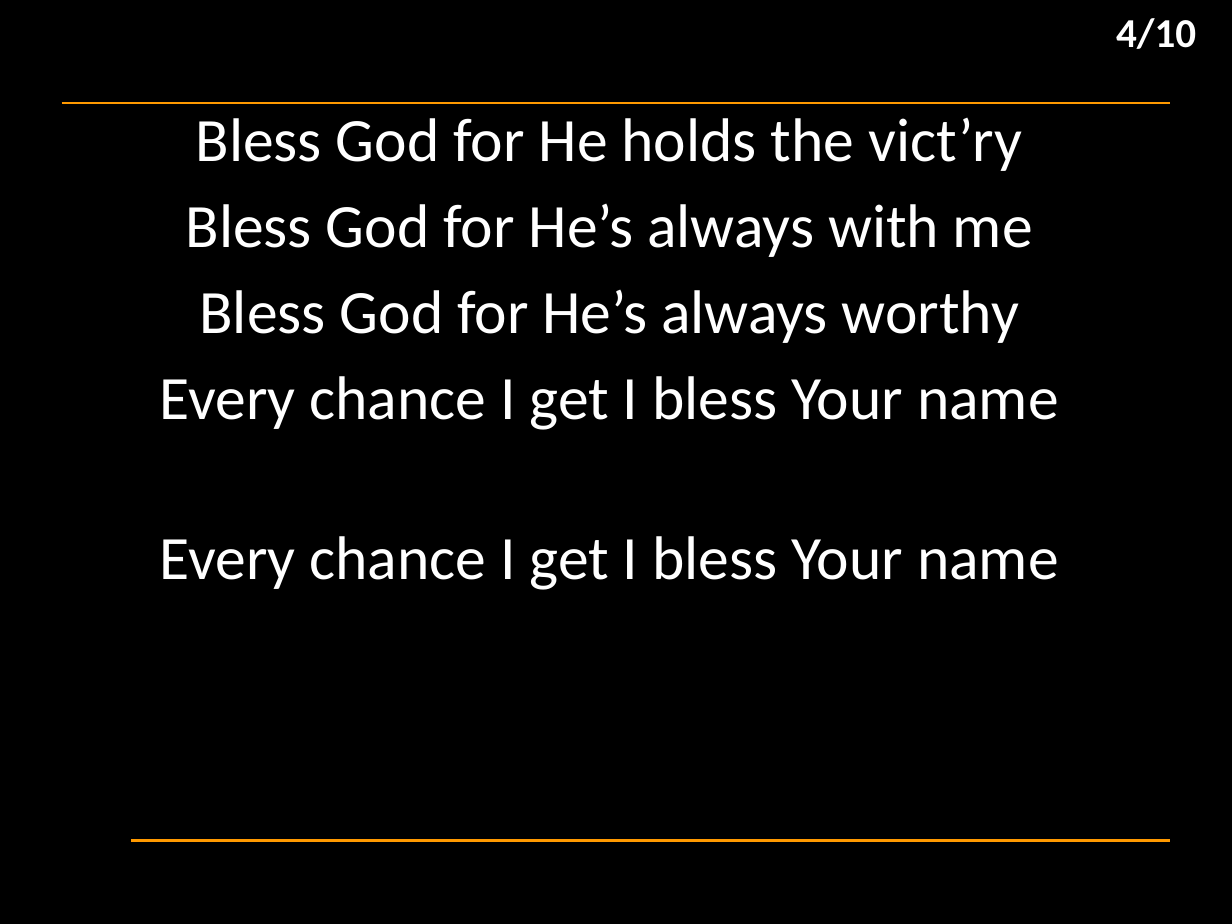
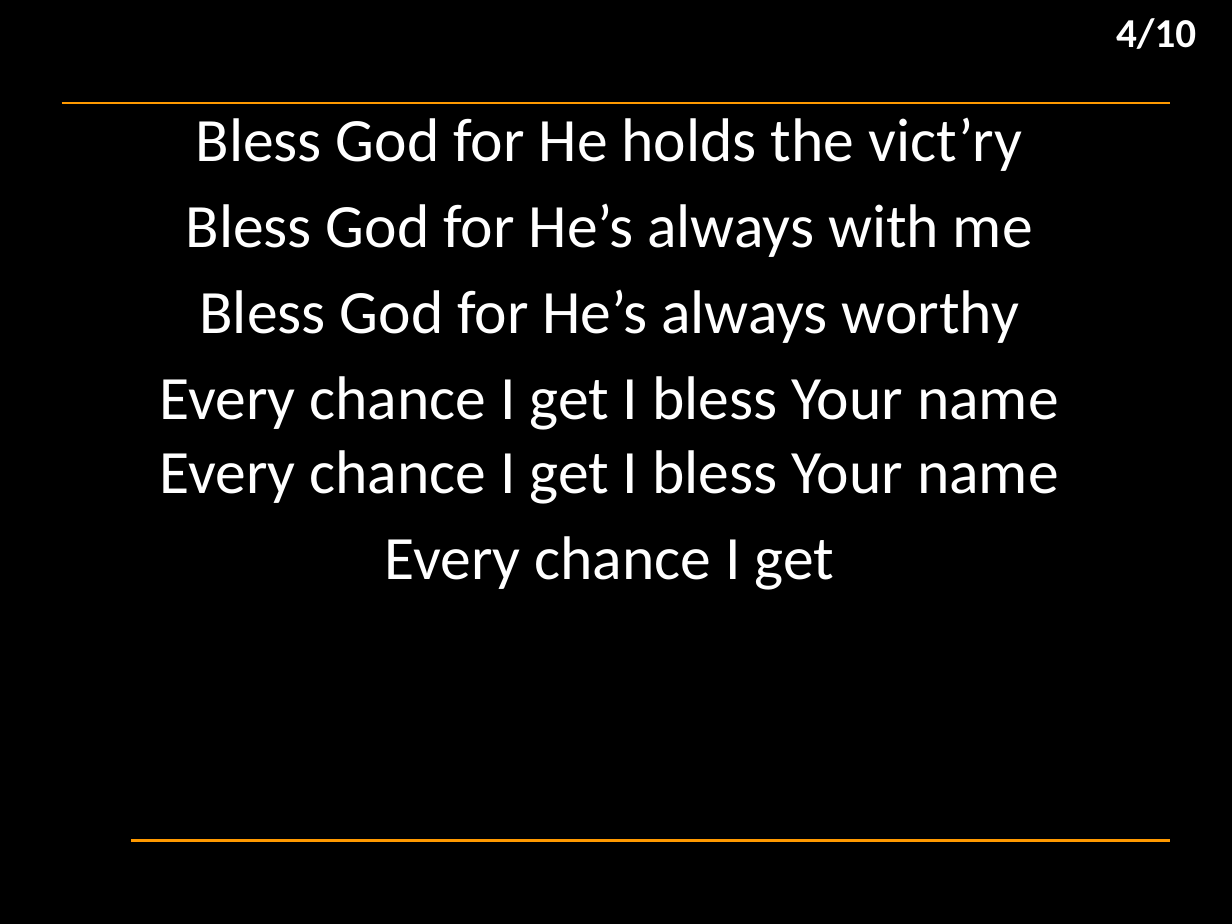
Before and after one commit to hoo-are-ya/worship, a slide deck: slide 38 of docs/songs_2025-12-31.pptx. Drawn at 1232x924 pixels with LibreOffice and Linux fonts; fonts in the diff are those of the drawing; background and template pictures are left out. Boxes give left, top, right and bottom in pixels: in the first picture for what was removed or moved away, otherwise in the second. Text is boxed around its words. In the diff, an @@ line names an element or a change of style, - is before the commit and + after.

```diff
--- a/docs/songs_2025-12-31.pptx
+++ b/docs/songs_2025-12-31.pptx
@@ subtitle at box(160, 376, 1059, 590): text changed @@
-Every chance I get I bless Your name
-Every chance I get I bless Your name
+Every chance I get I bless Your name
+Every chance I get I bless Your name
+Every chance I get
```
Also in this commit, not shown: 1 other slide changed, 13 slides added, 1 other file.
